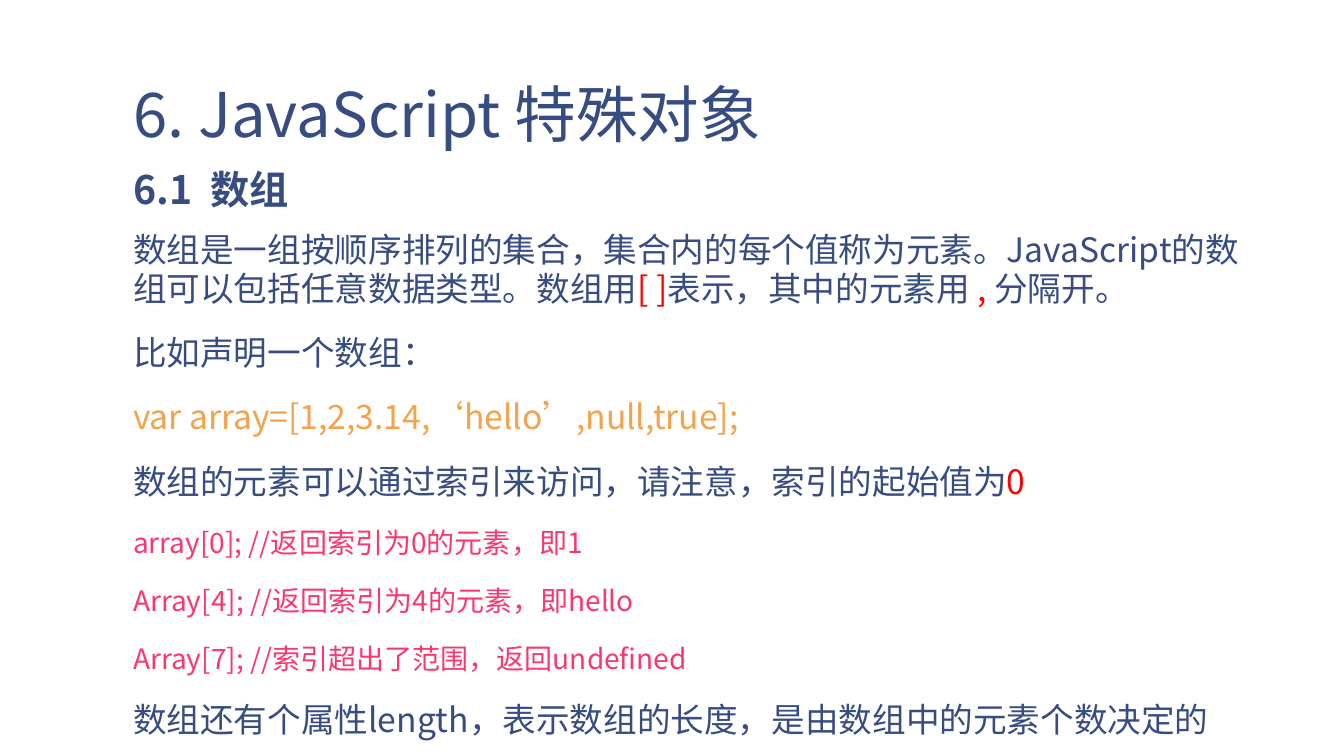
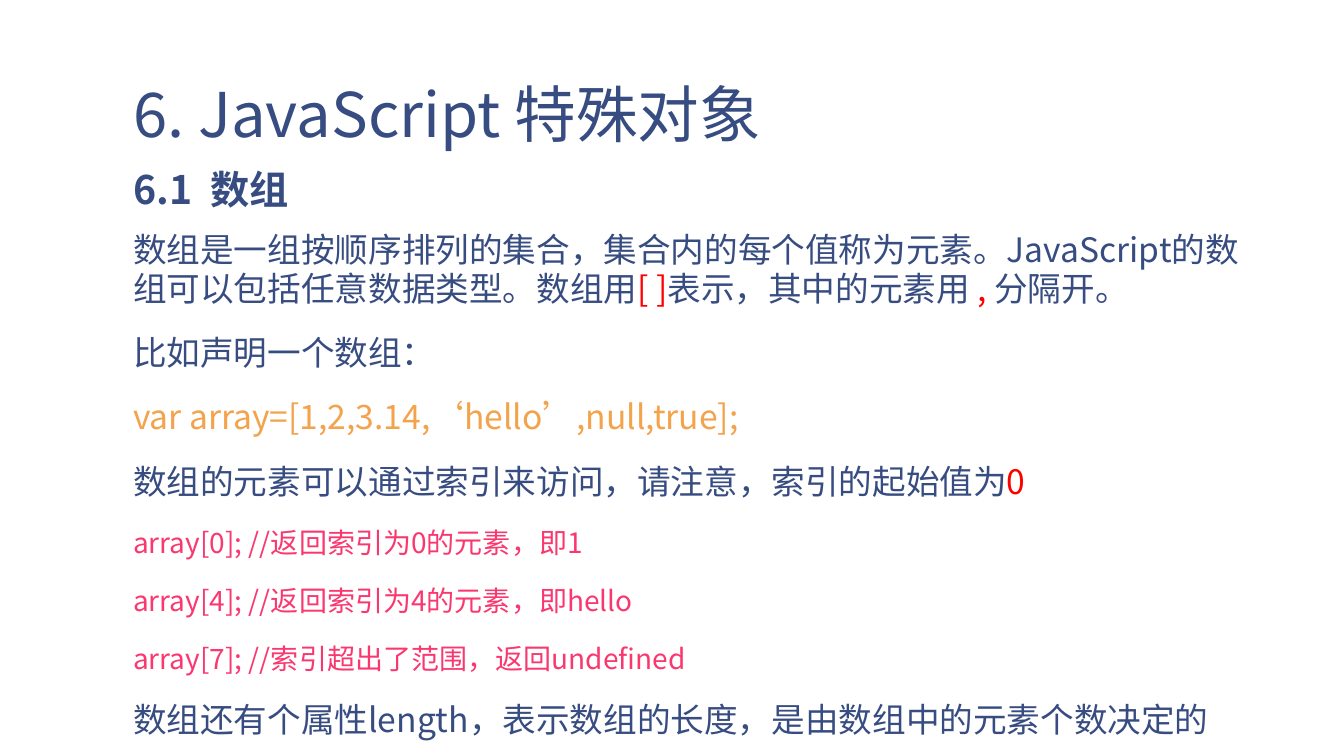
Before and after one commit to eventao/courseware, a slide deck: slide 22 of ppt/js/JavaScript初级教程.pptx (slide 20 before the commit). Drawn at 1344x756 pixels with LibreOffice and Linux fonts; fonts in the diff are those of the drawing; background and template pictures are left out. Boxes give left, top, right and bottom in pixels: in the first picture for what was removed or moved away, otherwise in the second. Text is boxed around its words. In the diff, an @@ line names an element or a change of style, - is before the commit and + after.

```diff
--- a/ppt/js/JavaScript初级教程.pptx
+++ b/ppt/js/JavaScript初级教程.pptx
@@ text at (133, 587, 686, 676): text changed @@
-Array[4]; //返回索引为4的元素，即hello
-Array[7]; //索引超出了范围，返回undefined
+array[4]; //返回索引为4的元素，即hello
+array[7]; //索引超出了范围，返回undefined
```
Also in this commit, not shown: 4 other slides changed, 2 slides added.
